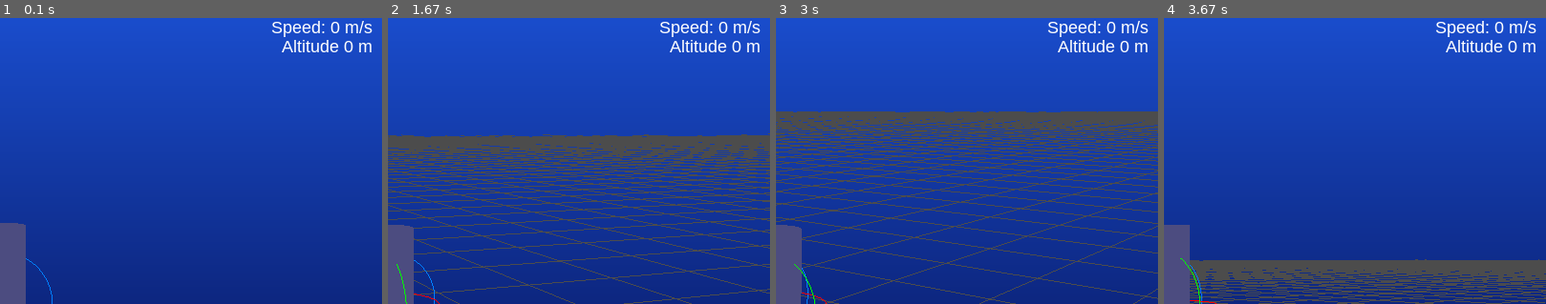
Above: before the commit, frames 1-4 (left to right).
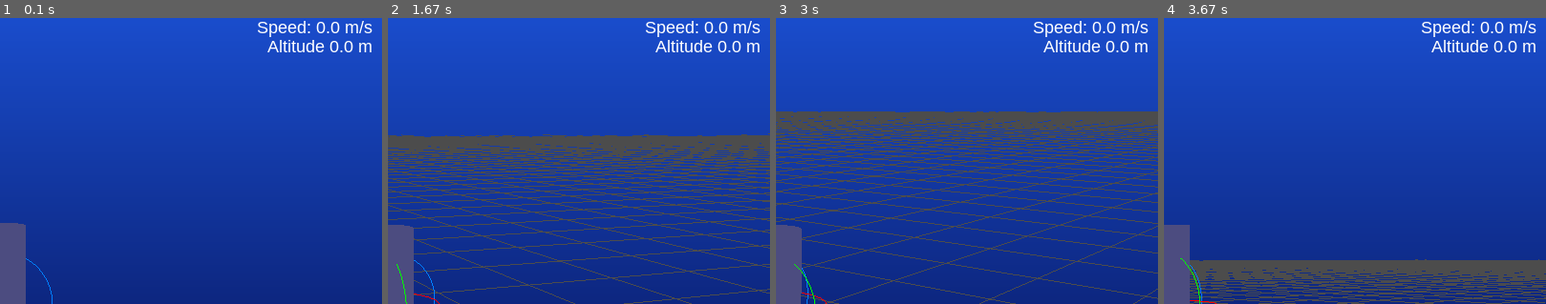
Above: after the commit, the same moments.

Repository: Philipp-BHT/thrust_vector_drone
Game: pygame game, started from simulation.py
The game is run twice, just before and just after one commit, with the same random seed, the same clock (stepped at 60 frames per second) and the same inputs.
Inputs (mouse positions are % of the whole screen's width and height, from its top left):
- Up to frame 1 (0.1 s): no input
- Up to frame 2 (1.67 s): hold D 0.33-0.8 s; move the mouse to (46, 54) at 0.37 s; hold W 0.83-1.3 s; move the mouse to (82, 47) at 0.87 s; hold D from 1.33 s (still down); move the mouse to (26, 51) at 1.37 s
- Up to frame 3 (3 s): release D at 1.8 s; hold A 1.83-2.37 s; move the mouse to (19, 35) at 1.87 s; hold S 2.4-2.87 s; move the mouse to (65, 15) at 2.43 s; hold A from 2.9 s (still down); move the mouse to (62, 59) at 2.93 s
- Up to frame 4 (3.67 s): release A at 3.37 s; hold W from 3.4 s (still down); move the mouse to (52, 16) at 3.43 s
The pictures show only the part of the screen within x 50-100%, y 0-50%; the shares and areas given below are measured in that part.

The runs differ from the first frame. In frame 1, 0.9% of the frame differs, in the area x 67-90%, y 1-12%; in frame 2, 0.9%; in frame 3, 0.9%; in frame 4, 0.9%.

Commit message:
Adjusting of control system values

Diff:
--- a/simulation.py
+++ b/simulation.py
@@ -182,9 +182,16 @@
 
 
 def draw_stats(font, screen_width, screen_height, drone):
-    draw_text(font, f"Speed: {int(sum(drone.drone_state.velocity))} m/s", screen_width - 10, screen_height - 20, align="right")
-    draw_text(font, f"Altitude {int(drone.drone_state.position[2])} m", screen_width - 10, screen_height - 40, align="right")
-
+    draw_text(font, f"Speed: {round(sum(drone.drone_state.velocity),2)} m/s", screen_width - 10, screen_height - 20, align="right")
+    draw_text(font, f"Altitude {round(drone.drone_state.position[2],2)} m", screen_width - 10, screen_height - 40, align="right")
+
+def draw_point_3d(drone, obj, color=(1.0, 0.2, 0.2, 1.0)):
+    if any([drone.position_control.x_ref, drone.position_control.y_ref]):
+        glPushMatrix()
+        glTranslatef(drone.position_control.x_ref, drone.position_control.y_ref, 2)
+        glColor4f(*color)  # with GL_COLOR_MATERIAL enabled in your setup
+        gluSphere(obj, 0.1, 16, 12)
+        glPopMatrix()
 
 def display(font, screen_width, screen_height, drone, camera_angle_yaw, camera_angle_pitch, stars):
     glClear(GL_COLOR_BUFFER_BIT | GL_DEPTH_BUFFER_BIT)
@@ -193,6 +200,8 @@
     # ---- Camera for this frame ----
     glMatrixMode(GL_MODELVIEW)
     glLoadIdentity()
+    SPHERE_QUAD = gluNewQuadric()
+    gluQuadricNormals(SPHERE_QUAD, GLU_SMOOTH)
 
     center_of_mass = 0.0
     x_position, y_position, z_position = drone.drone_state.position
@@ -214,12 +223,12 @@
     glPushMatrix()
     draw_grid()
     draw_drone(drone)
+    draw_point_3d(drone, SPHERE_QUAD)
     draw_controls(font, screen_height)
     draw_stats(font, screen_width, screen_height, drone)
     glPopMatrix()
 
     pygame.display.flip()
-
 
 def get_current_waypoint(t, waypoints):
     # Find the last keyframe ≤ current time
--- a/subsystems.py
+++ b/subsystems.py
@@ -221,6 +221,7 @@
         self.ix = 0.0
         self.iy = 0.0
         print("Capture at ", self.x_ref, self.y_ref)
+        print(drone.drone_state.position)
 
     def step(self, drone):
         """Return (pitch_ref, roll_ref) in radians to hold XY."""
